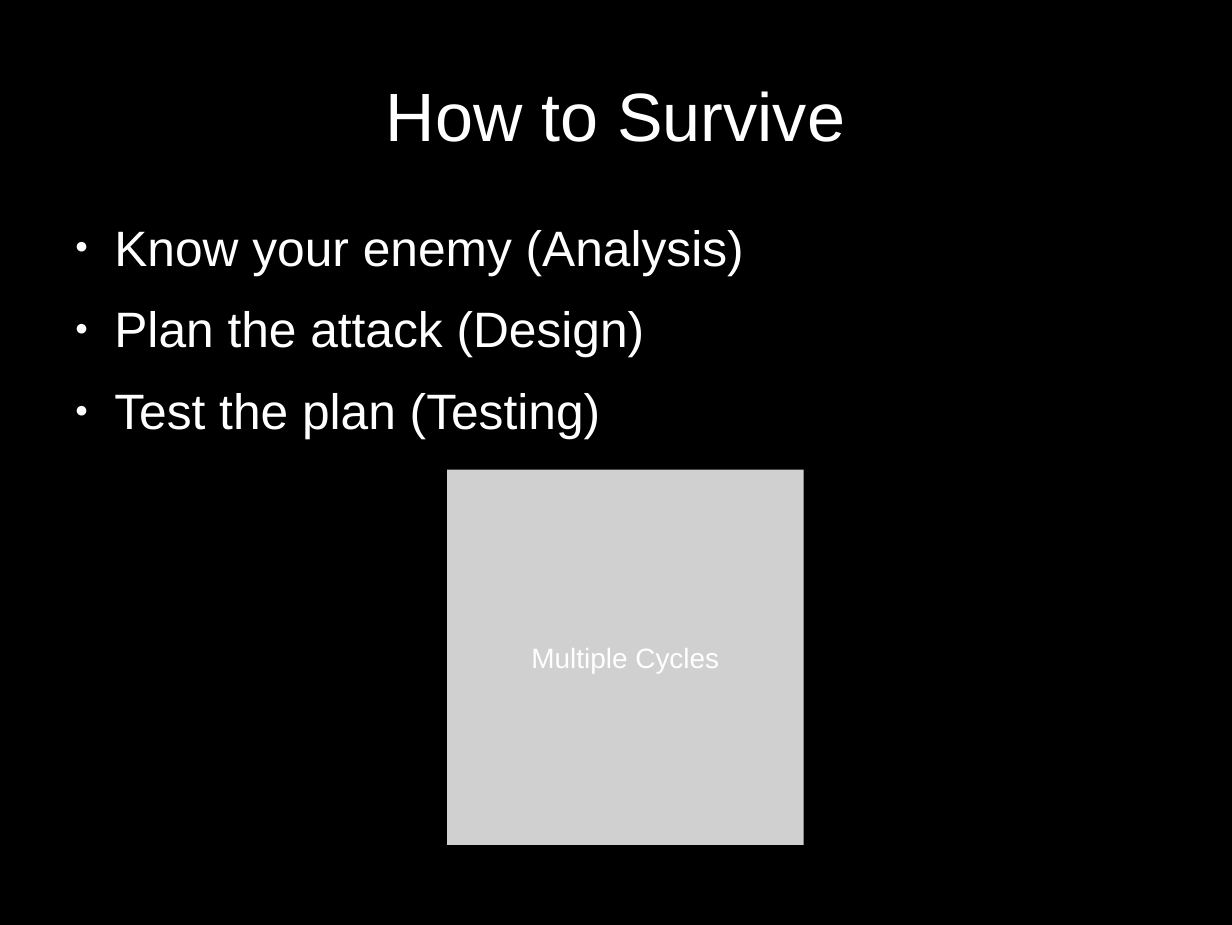
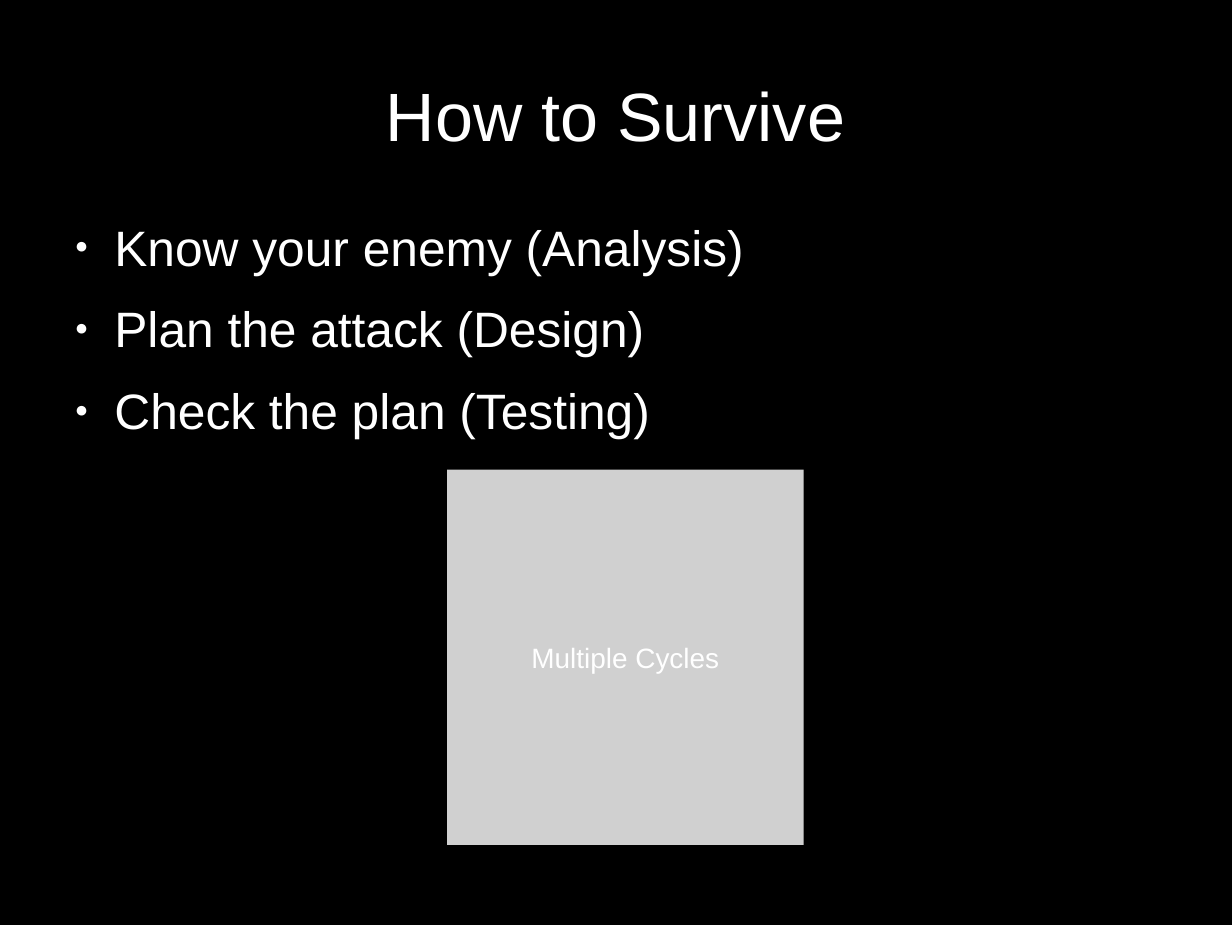
Before and after one commit to ChrisLynch42/presentations, a slide deck: slide 5 of codepalousa/legacy_code/coudepalousa.odp (slide 3 before the commit). Drawn at 1232x925 pixels with LibreOffice and Linux fonts; fonts in the diff are those of the drawing; grey boxes stand for pictures. Boxes give left, top, right and bottom in pixels: in the first picture for what was removed or moved away, otherwise in the second. Text is boxed around its words. In the diff, an @@ line names an element or a change of style, - is before the commit and + after.

```diff
--- a/codepalousa/legacy_code/coudepalousa.odp
+++ b/codepalousa/legacy_code/coudepalousa.odp
@@ text at bbox=[114, 393, 649, 438]: text changed @@
-● Test the plan (Testing)
+● Check the plan (Testing)
```
Also in this commit, not shown: 5 other slides changed, 4 slides added, 3 slides removed.
